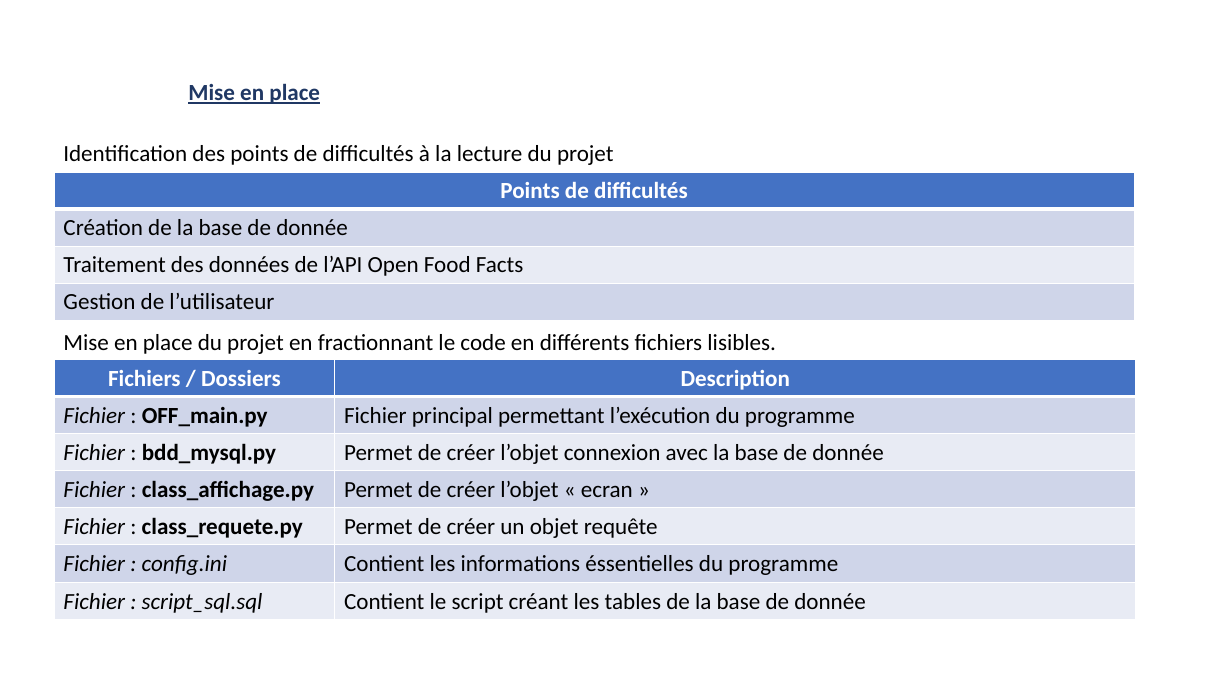
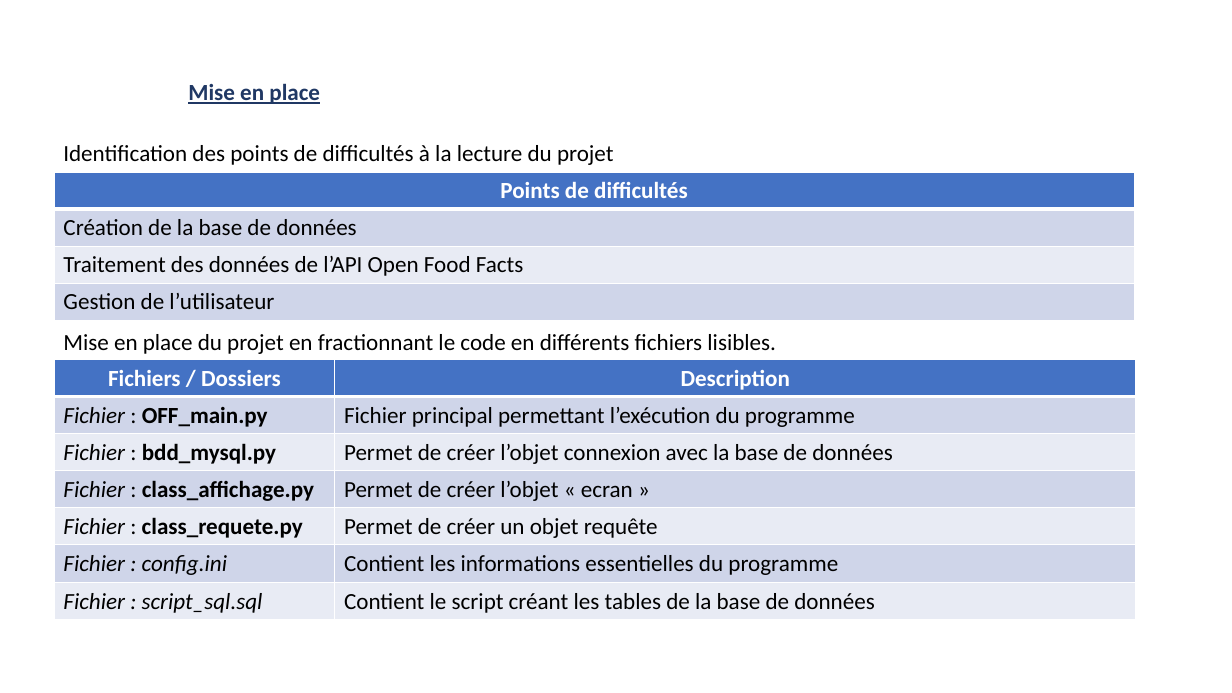
Before and after one commit to ZasshuNeko/OC-Projet_5, a slide deck: slide 3 of Documents/Présentation - OC - Projet n°5.pptx. Drawn at 1232x693 pixels with LibreOffice and Linux fonts; fonts in the diff are those of the drawing; background and template pictures are left out. Boxes give left, top, right and bottom in pixels: in the first picture for what was removed or moved away, otherwise in the second. Text is boxed around its words. In the diff, an @@ line names an element or a change of style, - is before the commit and + after.

```diff
--- a/Documents/Présentation - OC - Projet n°5.pptx
+++ b/Documents/Présentation - OC - Projet n°5.pptx
@@ table at bbox=[55, 172, 1135, 320] @@
-row 2, column 1: Création de la base de donnée
+row 2, column 1: Création de la base de données
@@ table at bbox=[55, 360, 1137, 620] @@
-row 3, column 2: Permet de créer l’objet connexion avec la base de donnée
+row 3, column 2: Permet de créer l’objet connexion avec la base de données
-row 6, column 2: Contient les informations éssentielles du programme
+row 6, column 2: Contient les informations essentielles du programme
-row 7, column 2: Contient le script créant les tables de la base de donnée
+row 7, column 2: Contient le script créant les tables de la base de données
```
Also in this commit, not shown: 7 other slides changed, 9 other files.
